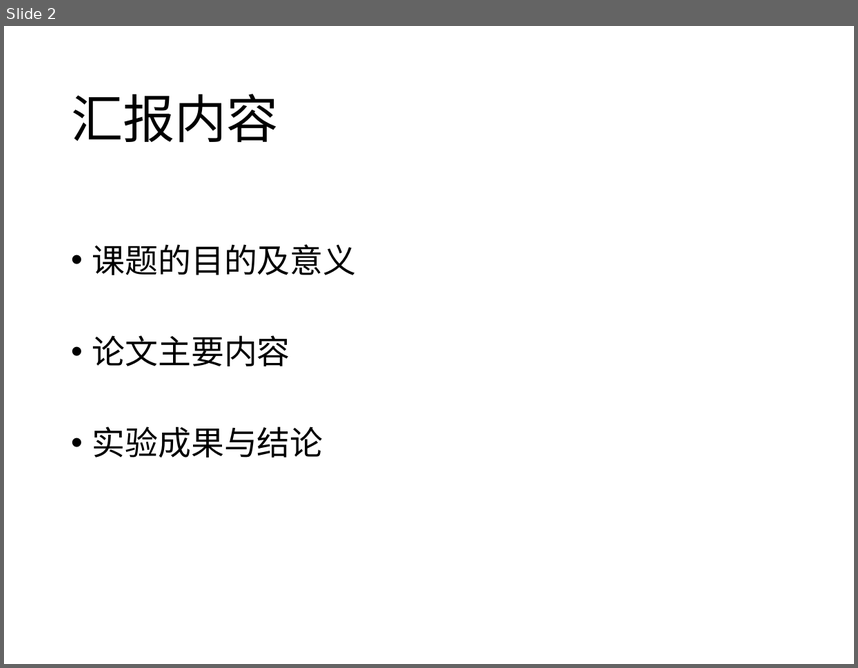
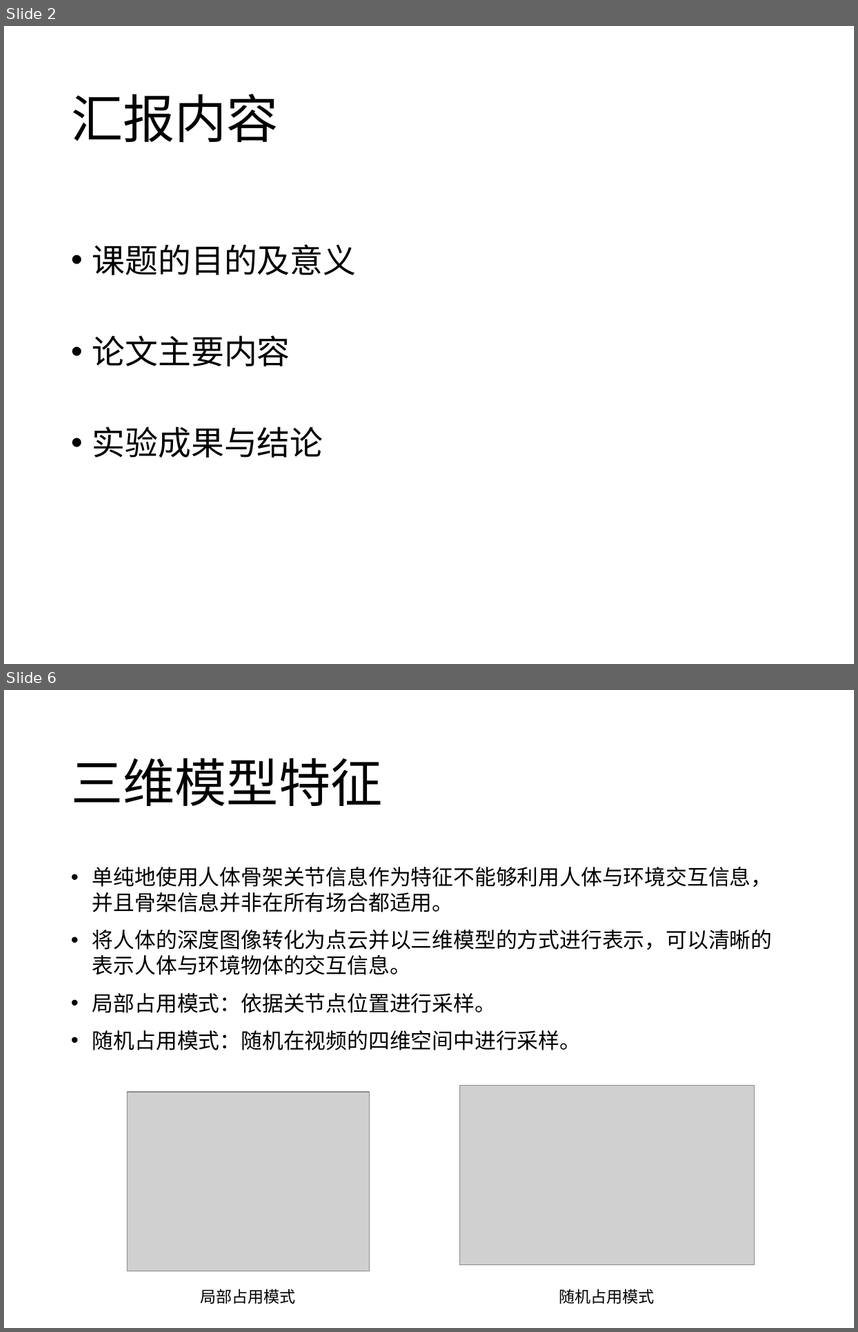
Before and after one commit to Mostro-Complexity/The-Damn-Thesis, a slide deck: 仇思宇-终期答辩-20190530.pptx. Shown one above the other, each under a label of ours: slide 2 before the commit, slides 2 and 6 after it; the slides between them are not shown. The pictures are 858x668 and 858x1332 pixels, drawn with LibreOffice and Linux fonts; fonts in the diff are those of the drawing; grey boxes stand for pictures. Boxes give left, top, right and bottom in pixels: in the first picture for what was removed or moved away, otherwise in the second. Text is boxed around its words. In the diff, an @@ line names an element or a change of style, - is before the commit and + after.

```diff
--- a/仇思宇-终期答辩-20190530.pptx
+++ b/仇思宇-终期答辩-20190530.pptx
@@ slide 6 added at [4,690,854,1328], background #FFFFFF @@
@@ title added at [71,758,383,806], 44 pt, text #000000 @@
+三维模型特征
@@ text added at [92,867,773,1050], 18 pt, text #000000 @@
+• 单纯地使用人体骨架关节信息作为特征不能够利用人体与环境交互信息，并且骨架信息并非在所有场合都适用。
+• 将人体的深度图像转化为点云并以三维模型的方式进行表示，可以清晰的表示人体与环境物体的交互信息。
+• 局部占用模式：依据关节点位置进行采样。
+• 随机占用模式：随机在视频的四维空间中进行采样。
@@ picture added at [128,1092,370,1270] @@
@@ picture added at [459,1085,754,1265] @@
@@ text added at [201,1288,296,1303], 13.5 pt, text #000000 @@
+局部占用模式
@@ text added at [559,1288,655,1303], 13.5 pt, text #000000 @@
+随机占用模式
```
Also in this commit, not shown: 11 slides changed, 3 other slides added, 5 slides removed, 13 other files.
